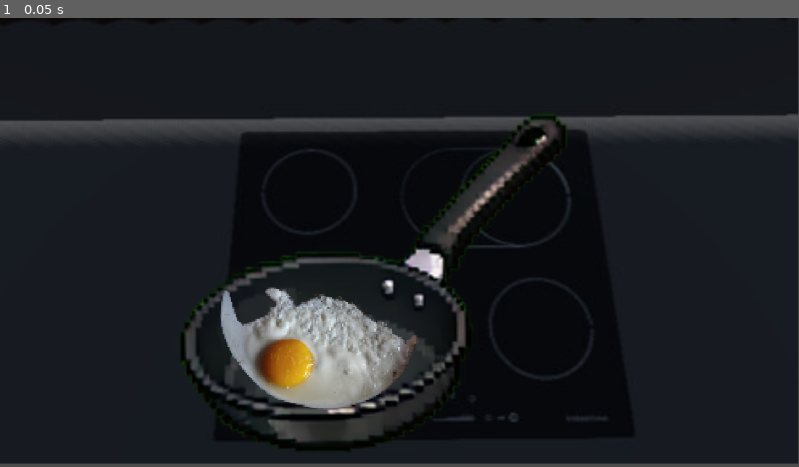
Above: before the commit, frame 1.
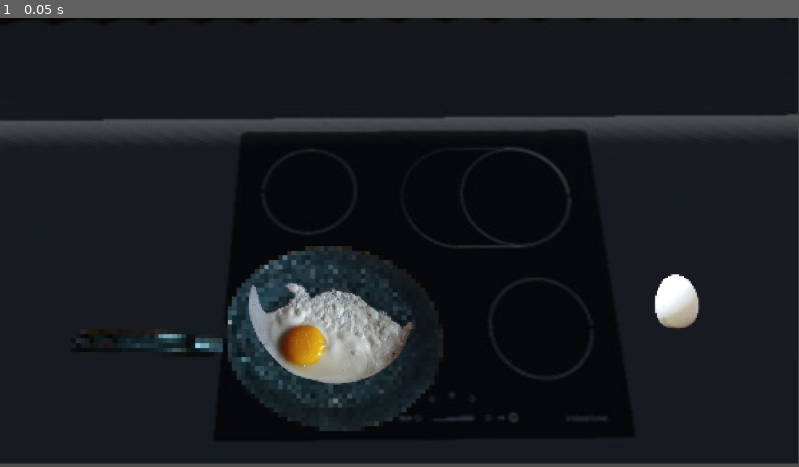
Above: after the commit, the same moment.

Repository: oneshot-death/3d-school-game
Game: Godot game, scene res://Levels/cooking_minigame.tscn
The game is run twice, just before and just after one commit, with the same random seed, the same clock (stepped at 60 frames per second) and the same inputs.
Inputs:
- Up to frame 1 (0.05 s): no input

The runs differ from the first frame. In frame 1, 9.7% of the frame differs, in the area x 10-88%, y 21-97%.

Commit message:
added egg and pan sprites

Diff:
--- a/Levels/cooking_minigame.tscn
+++ b/Levels/cooking_minigame.tscn
@@ -1,8 +1,9 @@
-[gd_scene load_steps=8 format=3 uid="uid://we8wxsnfmvks"]
+[gd_scene load_steps=9 format=3 uid="uid://we8wxsnfmvks"]
 
 [ext_resource type="Texture2D" uid="uid://db5vuu8f2gasf" path="res://Assets/Kitchen/stove_cropped.jpg" id="1_cp0dv"]
-[ext_resource type="Texture2D" uid="uid://c8wrt22bpxnws" path="res://Assets/Kitchen/frying-pan-temp.png" id="2_4xaru"]
+[ext_resource type="Texture2D" uid="uid://bnyu7r8ymmlon" path="res://Assets/Sprites/pan.png" id="2_cp0dv"]
 [ext_resource type="Texture2D" uid="uid://dtcorc7muhpdv" path="res://Assets/Sprites/cooking-sheet.png" id="3_cp0dv"]
+[ext_resource type="Texture2D" uid="uid://crmc437642od7" path="res://Assets/Sprites/egg-basic.png" id="4_h635q"]
 
 [sub_resource type="AtlasTexture" id="AtlasTexture_h635q"]
 atlas = ExtResource("3_cp0dv")
@@ -44,14 +45,18 @@
 texture = ExtResource("1_cp0dv")
 
 [node name="Pan" type="Sprite2D" parent="MarginContainer"]
-position = Vector2(541.945, 400.664)
-scale = Vector2(2.76, 2.76)
-texture = ExtResource("2_4xaru")
+position = Vector2(321.365, 499.174)
+texture = ExtResource("2_cp0dv")
 
 [node name="AnimatedSprite2D" type="AnimatedSprite2D" parent="MarginContainer/Pan"]
-position = Vector2(-46.1981, 30.019556)
-scale = Vector2(0.1, 0.1)
+position = Vector2(117.05498, -38.66401)
+scale = Vector2(0.23, 0.23)
 sprite_frames = SubResource("SpriteFrames_6xssh")
 animation = &"cooking"
 frame = 2
 frame_progress = 1.0
+
+[node name="Egg" type="Sprite2D" parent="MarginContainer"]
+position = Vector2(963.00006, 425.00003)
+scale = Vector2(0.35, 0.35)
+texture = ExtResource("4_h635q")
Binary file added: Assets/Sprites/egg-basic.png
Not shown, added: Assets/Sprites/egg-basic.png.import
Binary file added: Assets/Sprites/pan.png
Not shown, added: Assets/Sprites/pan.png.import
Not shown, changed: .DS_Store
Not shown, changed: Assets/.DS_Store
